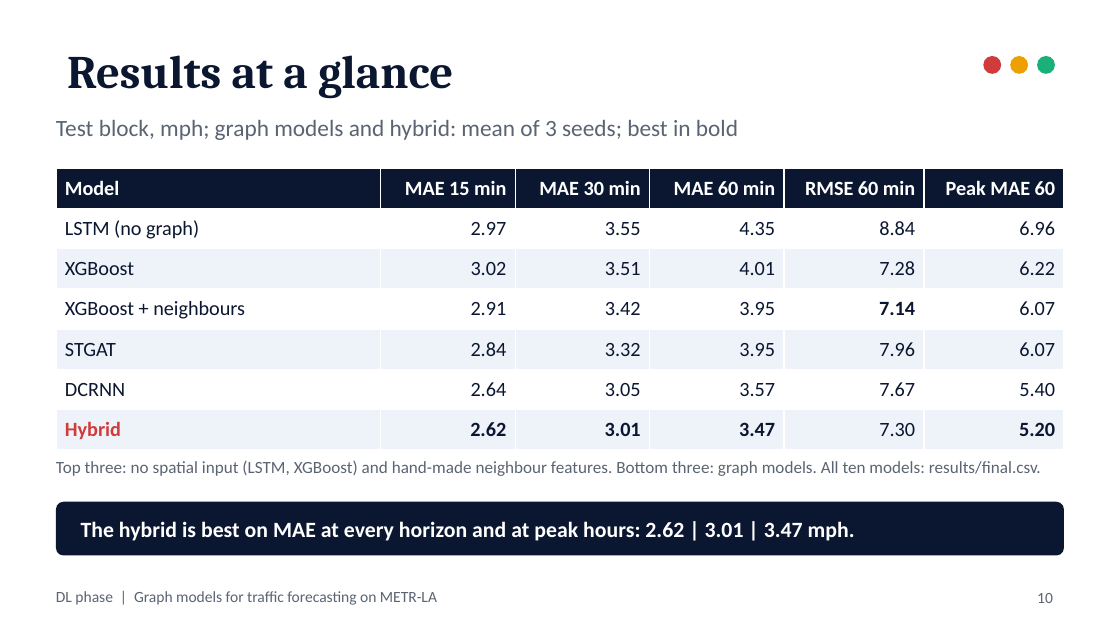
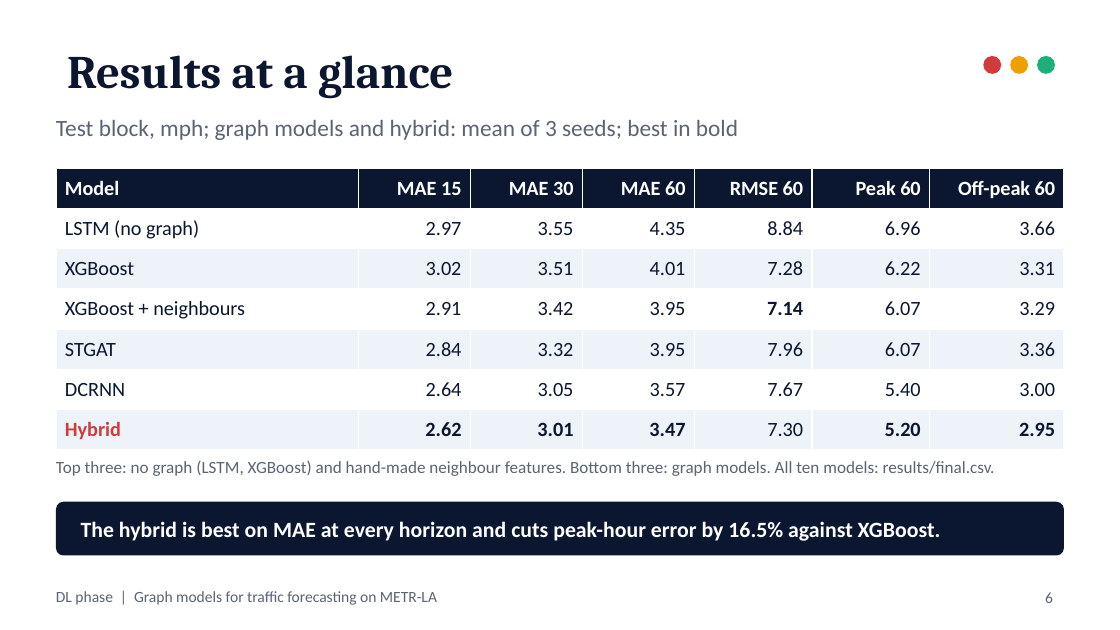
Before and after one commit to ManasSaxena14/MetroFlow_MachineAndDeepLearning, a slide deck: slide 6 of docs/presentation/DL_Graph_Models.pptx (slide 10 before the commit). Drawn at 1120x630 pixels with LibreOffice and Linux fonts; fonts in the diff are those of the drawing. Boxes give left, top, right and bottom in pixels: in the first picture for what was removed or moved away, otherwise in the second. Text is boxed around its words. In the diff, an @@ line names an element or a change of style, - is before the commit and + after.

Commit message:
Slides: condense the DL deck to 18 slides with full coverage
Merge the gap and propagation slides, present STGAT, DCRNN and the hybrid
on one slide, fold peak vs off-peak into the results table and the DCRNN
reproduction into the significance slide, and add the sensor-level error
result to the congestion-map slide. Update the README accordingly.

```diff
--- a/docs/presentation/DL_Graph_Models.pptx
+++ b/docs/presentation/DL_Graph_Models.pptx
@@ table at box(56, 168, 1064, 450) @@
-column 2: MAE 15 min | 2.97 | 3.02 | 2.91 | 2.84 | 2.64 | 2.62
-column 3: MAE 30 min | 3.55 | 3.51 | 3.42 | 3.32 | 3.05 | 3.01
-column 4: MAE 60 min | 4.35 | 4.01 | 3.95 | 3.95 | 3.57 | 3.47
-column 5: RMSE 60 min | 8.84 | 7.28 | 7.14 | 7.96 | 7.67 | 7.30
-column 6: Peak MAE 60 | 6.96 | 6.22 | 6.07 | 6.07 | 5.40 | 5.20
+column 2: MAE 15 | 2.97 | 3.02 | 2.91 | 2.84 | 2.64 | 2.62
+column 3: MAE 30 | 3.55 | 3.51 | 3.42 | 3.32 | 3.05 | 3.01
+column 4: MAE 60 | 4.35 | 4.01 | 3.95 | 3.95 | 3.57 | 3.47
+column 5: RMSE 60 | 8.84 | 7.28 | 7.14 | 7.96 | 7.67 | 7.30
+column 6: Peak 60 | 6.96 | 6.22 | 6.07 | 6.07 | 5.40 | 5.20
+column 7: Off-peak 60 | 3.66 | 3.31 | 3.29 | 3.36 | 3.00 | 2.95
@@ text at box(56, 461, 995, 476): text changed @@
-Top three: no spatial input (LSTM, XGBoost) and hand-made neighbour features. Bottom three: graph models. All ten models: results/final.csv.
+Top three: no graph (LSTM, XGBoost) and hand-made neighbour features. Bottom three: graph models. All ten models: results/final.csv.
@@ text at box(81, 521, 941, 541): text changed @@
-The hybrid is best on MAE at every horizon and at peak hours: 2.62 | 3.01 | 3.47 mph.
+The hybrid is best on MAE at every horizon and cuts peak-hour error by 16.5% against XGBoost.
@@ page number at box(1045, 592, 1053, 603): text changed @@
-10
+6
```
Also in this commit, not shown: 4 other slides changed, 7 slides removed, 2 other files.
